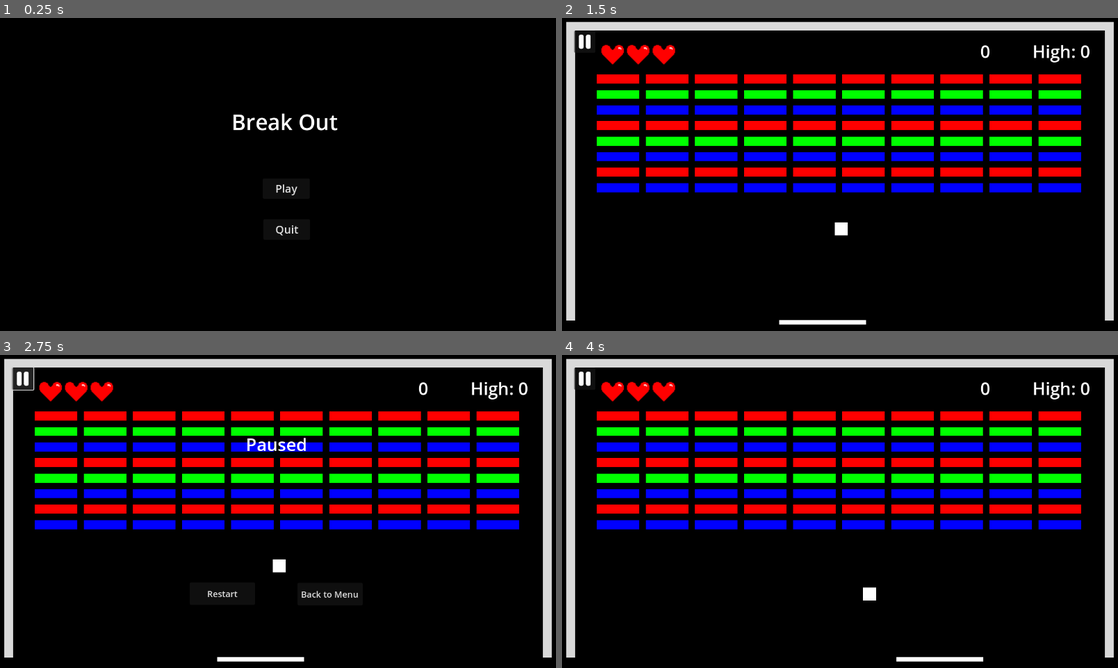
Above: before the commit, frames 1-4 (two rows, left to right).
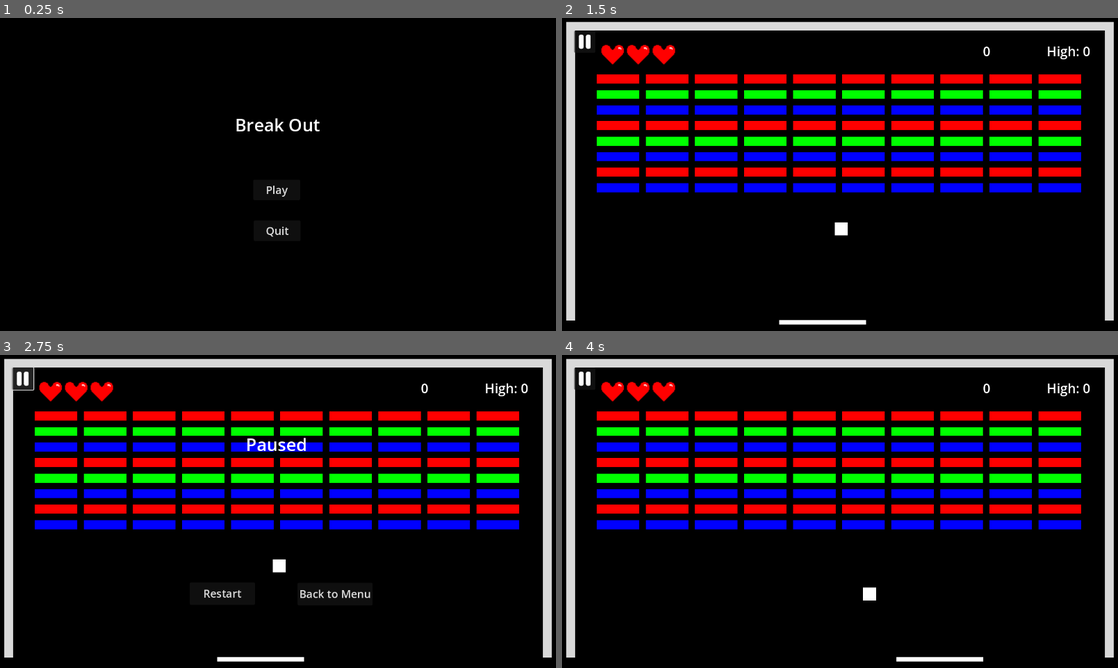
Above: after the commit, the same moments.

Repository: aaronchn99/Breakout
Game: Godot game, scene res://Main.tscn
Two runs of this game, one before a commit and one after it. Both use one fixed random seed, a clock stepped at 60 frames per second and the inputs below.
Inputs (mouse positions are in pixels of both pictures, inside the frame that each line leads up to):
- Up to frame 1 (0.25 s): no input
- Up to frame 2 (1.5 s): click "Play" at 0.5 s; click "1" at 1.25 s
- Up to frame 3 (2.75 s): click (22, 380) at 2 s
- Up to frame 4 (4 s): click "Restart" at 2.75 s; tap Enter at 3.5 s; hold Right (ui_right) from 3.53 s (still down)

The runs differ from the first frame. In frame 1, 0.7% of the frame differs, in the area x 42-61%, y 30-70%; in frame 2, 0.3%; in frame 3, 0.6%; in frame 4, 0.3%.

Commit message:
Style: Global Theme

Diff:
--- a/Game.tscn
+++ b/Game.tscn
@@ -5,6 +5,7 @@
 [ext_resource type="PackedScene" uid="uid://dfhxag8lv502" path="res://Assets/wall.tscn" id="2_8botx"]
 [ext_resource type="PackedScene" uid="uid://cd6e7xq0mf16u" path="res://Assets/Ball.tscn" id="3_ixu7q"]
 [ext_resource type="Script" path="res://Scripts/HUD.gd" id="5_gwq80"]
+[ext_resource type="Theme" uid="uid://cproiw2hcmy8o" path="res://Theme/Main.tres" id="5_u8dma"]
 [ext_resource type="Texture2D" uid="uid://bqsccya0v6e27" path="res://Assets/pause-solid.svg" id="6_132oj"]
 [ext_resource type="Script" path="res://Scripts/Pause.gd" id="6_h800u"]
 
@@ -13,9 +14,6 @@
 
 [sub_resource type="RectangleShape2D" id="RectangleShape2D_ea4wm"]
 size = Vector2(10, 150)
-
-[sub_resource type="Theme" id="Theme_u4l5d"]
-default_font_size = 40
 
 [node name="Game" type="Node2D"]
 process_priority = 1
@@ -77,6 +75,7 @@
 offset_bottom = 133.0
 grow_horizontal = 2
 pivot_offset = Vector2(640, 0)
+theme = ExtResource("5_u8dma")
 script = ExtResource("5_gwq80")
 
 [node name="Score" type="Label" parent="HUD"]
@@ -85,7 +84,7 @@
 offset_top = 47.0
 offset_right = 986.0
 offset_bottom = 106.0
-theme = SubResource("Theme_u4l5d")
+theme_type_variation = &"HeaderMedium"
 text = "9999"
 horizontal_alignment = 2
 vertical_alignment = 1
@@ -96,7 +95,7 @@
 offset_top = 47.0
 offset_right = 1216.0
 offset_bottom = 106.0
-theme = SubResource("Theme_u4l5d")
+theme_type_variation = &"HeaderMedium"
 text = "High: 9999"
 horizontal_alignment = 2
 vertical_alignment = 1
@@ -113,6 +112,7 @@
 anchors_preset = 0
 offset_right = 1277.0
 offset_bottom = 721.0
+theme = ExtResource("5_u8dma")
 script = ExtResource("6_h800u")
 
 [node name="PauseMenu" type="Control" parent="Pause"]
@@ -133,7 +133,7 @@
 offset_right = 95.0
 offset_bottom = 235.0
 grow_horizontal = 2
-theme = SubResource("Theme_u4l5d")
+theme_type_variation = &"HeaderLarge"
 text = "Paused"
 horizontal_alignment = 1
 vertical_alignment = 1
@@ -144,7 +144,6 @@
 offset_top = 523.0
 offset_right = 587.0
 offset_bottom = 575.0
-theme_override_font_sizes/font_size = 20
 text = "Restart"
 
 [node name="Back" type="Button" parent="Pause/PauseMenu"]
@@ -153,7 +152,6 @@
 offset_top = 524.0
 offset_right = 835.0
 offset_bottom = 576.0
-theme_override_font_sizes/font_size = 20
 text = "Back to Menu"
 
 [node name="PauseButton" type="Button" parent="Pause"]
@@ -163,6 +161,7 @@
 offset_top = 29.0
 offset_right = 77.0
 offset_bottom = 80.0
+theme_type_variation = &"IconButton"
 icon = ExtResource("6_132oj")
 icon_alignment = 1
 expand_icon = true
@@ -174,6 +173,7 @@
 anchors_preset = 0
 offset_right = 1280.0
 offset_bottom = 720.0
+theme = ExtResource("5_u8dma")
 
 [node name="GameOverTitle" type="Label" parent="GameOver"]
 layout_mode = 1
@@ -185,7 +185,7 @@
 offset_right = 95.0
 offset_bottom = 235.0
 grow_horizontal = 2
-theme = SubResource("Theme_u4l5d")
+theme_type_variation = &"HeaderLarge"
 text = "Game Over"
 horizontal_alignment = 1
 vertical_alignment = 1
@@ -196,7 +196,6 @@
 offset_top = 523.0
 offset_right = 587.0
 offset_bottom = 575.0
-theme_override_font_sizes/font_size = 20
 text = "Restart"
 
 [node name="Back" type="Button" parent="GameOver"]
@@ -205,7 +204,6 @@
 offset_top = 524.0
 offset_right = 835.0
 offset_bottom = 576.0
-theme_override_font_sizes/font_size = 20
 text = "Back to Menu"
 
 [node name="GameWin" type="Control" parent="."]
@@ -215,6 +213,7 @@
 anchors_preset = 0
 offset_right = 1280.0
 offset_bottom = 720.0
+theme = ExtResource("5_u8dma")
 
 [node name="GameWinTitle" type="Label" parent="GameWin"]
 layout_mode = 1
@@ -226,7 +225,7 @@
 offset_right = 95.0
 offset_bottom = 235.0
 grow_horizontal = 2
-theme = SubResource("Theme_u4l5d")
+theme_type_variation = &"HeaderLarge"
 text = "Level Clear"
 horizontal_alignment = 1
 vertical_alignment = 1
@@ -237,7 +236,6 @@
 offset_top = 523.0
 offset_right = 587.0
 offset_bottom = 575.0
-theme_override_font_sizes/font_size = 20
 text = "Restart"
 
 [node name="Back" type="Button" parent="GameWin"]
@@ -246,7 +244,6 @@
 offset_top = 524.0
 offset_right = 835.0
 offset_bottom = 576.0
-theme_override_font_sizes/font_size = 20
 text = "Back to Menu"
 
 [connection signal="body_entered" from="Catch" to="." method="_on_paddle_miss"]
--- a/Main.tscn
+++ b/Main.tscn
@@ -1,15 +1,7 @@
-[gd_scene load_steps=5 format=3 uid="uid://bxabo7r85w6xp"]
+[gd_scene load_steps=3 format=3 uid="uid://bxabo7r85w6xp"]
 
+[ext_resource type="Theme" uid="uid://cproiw2hcmy8o" path="res://Theme/Main.tres" id="1_drovn"]
 [ext_resource type="Script" path="res://Scripts/Main Menu.gd" id="1_jwnvp"]
-
-[sub_resource type="Theme" id="Theme_v7ltp"]
-default_font_size = 20
-
-[sub_resource type="Theme" id="Theme_b1esk"]
-default_font_size = 50
-
-[sub_resource type="Theme" id="Theme_7heun"]
-default_font_size = 25
 
 [node name="Main" type="Control"]
 layout_mode = 3
@@ -18,22 +10,22 @@
 anchor_bottom = 1.0
 grow_horizontal = 2
 grow_vertical = 2
+theme = ExtResource("1_drovn")
 
 [node name="MainMenu" type="Control" parent="."]
 anchors_preset = 0
 offset_right = 1283.0
 offset_bottom = 723.0
-theme = SubResource("Theme_v7ltp")
 script = ExtResource("1_jwnvp")
 LEVEL_FILE = "res://lvls.json"
 
 [node name="Title" type="Label" parent="MainMenu"]
 layout_mode = 0
-offset_left = 519.0
-offset_top = 161.0
-offset_right = 793.0
-offset_bottom = 316.0
-theme = SubResource("Theme_b1esk")
+offset_left = 2.0
+offset_top = 168.0
+offset_right = 1277.0
+offset_bottom = 323.0
+theme_type_variation = &"HeaderLarge"
 text = "Break Out"
 horizontal_alignment = 1
 vertical_alignment = 1
@@ -45,11 +37,10 @@
 anchor_top = 0.543
 anchor_right = 0.514
 anchor_bottom = 0.543
-offset_left = -54.462
-offset_top = -23.589
-offset_right = 53.538
-offset_bottom = 23.411
-theme = SubResource("Theme_7heun")
+offset_left = -76.462
+offset_top = -20.589
+offset_right = 31.538
+offset_bottom = 26.411
 text = "Play"
 
 [node name="QuitButton" type="Button" parent="MainMenu"]
@@ -59,37 +50,47 @@
 anchor_top = 0.673
 anchor_right = 0.514
 anchor_bottom = 0.673
-offset_left = -53.462
-offset_top = -23.579
-offset_right = 54.538
-offset_bottom = 23.421
-theme = SubResource("Theme_7heun")
+offset_left = -75.462
+offset_top = -20.579
+offset_right = 32.538
+offset_bottom = 26.421
 text = "Quit"
 
-[node name="LevelMenu" type="VFlowContainer" parent="MainMenu"]
+[node name="LevelMenu" type="Control" parent="MainMenu"]
 visible = false
 layout_mode = 1
-anchors_preset = 15
+anchor_top = 0.459
 anchor_right = 1.0
-anchor_bottom = 1.0
-offset_left = 637.0
-offset_top = 297.0
-offset_right = -591.0
-offset_bottom = -4.0
+anchor_bottom = 0.459
+offset_left = 116.0
+offset_top = 0.142975
+offset_right = -97.0
+offset_bottom = 336.143
 grow_horizontal = 2
 grow_vertical = 2
-theme_override_constants/v_separation = 50
-alignment = 1
 
 [node name="Levels" type="HFlowContainer" parent="MainMenu/LevelMenu"]
 custom_minimum_size = Vector2(1000, 0)
 layout_mode = 2
+anchor_left = -0.108
+anchor_top = 0.286
+anchor_right = 1.089
+anchor_bottom = 0.286
+offset_left = -0.439995
+offset_top = -89.096
+offset_right = -0.230103
+offset_bottom = 97.904
 theme_override_constants/h_separation = 50
 alignment = 1
 
 [node name="BackButton" type="Button" parent="MainMenu/LevelMenu"]
 layout_mode = 2
+offset_left = 470.0
+offset_top = 208.0
+offset_right = 580.0
+offset_bottom = 261.0
 size_flags_horizontal = 4
+size_flags_vertical = 4
 text = "Back"
 
 [connection signal="button_down" from="MainMenu/PlayButton" to="MainMenu" method="_level_menu"]
--- /dev/null
+++ b/Theme/IconButton/disabled.tres
@@ -0,0 +1,13 @@
+[gd_resource type="StyleBoxFlat" format=3 uid="uid://cd8jvjlfx0m83"]
+
+[resource]
+content_margin_left = 4.0
+content_margin_top = 4.0
+content_margin_right = 4.0
+content_margin_bottom = 4.0
+bg_color = Color(0.1, 0.1, 0.1, 0.3)
+corner_radius_top_left = 3
+corner_radius_top_right = 3
+corner_radius_bottom_right = 3
+corner_radius_bottom_left = 3
+corner_detail = 5
--- /dev/null
+++ b/Theme/IconButton/focus.tres
@@ -0,0 +1,22 @@
+[gd_resource type="StyleBoxFlat" format=3 uid="uid://jaeeujhaoa41"]
+
+[resource]
+content_margin_left = 4.0
+content_margin_top = 4.0
+content_margin_right = 4.0
+content_margin_bottom = 4.0
+bg_color = Color(1, 1, 1, 0.75)
+draw_center = false
+border_width_left = 2
+border_width_top = 2
+border_width_right = 2
+border_width_bottom = 2
+corner_radius_top_left = 3
+corner_radius_top_right = 3
+corner_radius_bottom_right = 3
+corner_radius_bottom_left = 3
+corner_detail = 5
+expand_margin_left = 2.0
+expand_margin_top = 2.0
+expand_margin_right = 2.0
+expand_margin_bottom = 2.0
--- /dev/null
+++ b/Theme/IconButton/hover.tres
@@ -0,0 +1,13 @@
+[gd_resource type="StyleBoxFlat" format=3 uid="uid://da38mj5gshrdf"]
+
+[resource]
+content_margin_left = 4.0
+content_margin_top = 4.0
+content_margin_right = 4.0
+content_margin_bottom = 4.0
+bg_color = Color(0.225, 0.225, 0.225, 0.6)
+corner_radius_top_left = 3
+corner_radius_top_right = 3
+corner_radius_bottom_right = 3
+corner_radius_bottom_left = 3
+corner_detail = 5
--- /dev/null
+++ b/Theme/IconButton/normal.tres
@@ -0,0 +1,13 @@
+[gd_resource type="StyleBoxFlat" format=3 uid="uid://b232ab5mde8fu"]
+
+[resource]
+content_margin_left = 4.0
+content_margin_top = 4.0
+content_margin_right = 4.0
+content_margin_bottom = 4.0
+bg_color = Color(0.1, 0.1, 0.1, 0.6)
+corner_radius_top_left = 3
+corner_radius_top_right = 3
+corner_radius_bottom_right = 3
+corner_radius_bottom_left = 3
+corner_detail = 5
--- /dev/null
+++ b/Theme/IconButton/pressed.tres
@@ -0,0 +1,13 @@
+[gd_resource type="StyleBoxFlat" format=3 uid="uid://88d78q5rict7"]
+
+[resource]
+content_margin_left = 4.0
+content_margin_top = 4.0
+content_margin_right = 4.0
+content_margin_bottom = 4.0
+bg_color = Color(0, 0, 0, 0.6)
+corner_radius_top_left = 3
+corner_radius_top_right = 3
+corner_radius_bottom_right = 3
+corner_radius_bottom_left = 3
+corner_detail = 5
--- /dev/null
+++ b/Theme/Main.tres
@@ -0,0 +1,30 @@
+[gd_resource type="Theme" load_steps=11 format=3 uid="uid://cproiw2hcmy8o"]
+
+[ext_resource type="StyleBox" uid="uid://dl61m1sc7wakw" path="res://Theme/TextButton/disabled.tres" id="1_yklgl"]
+[ext_resource type="StyleBox" uid="uid://fti603skf0ec" path="res://Theme/TextButton/focus.tres" id="2_fnywa"]
+[ext_resource type="StyleBox" uid="uid://0374ahvj7vpk" path="res://Theme/TextButton/hover.tres" id="3_m3bf7"]
+[ext_resource type="StyleBox" uid="uid://b4ii7jf3nrl3o" path="res://Theme/TextButton/normal.tres" id="4_0hi1q"]
+[ext_resource type="StyleBox" uid="uid://8fb2sk0do1eb" path="res://Theme/TextButton/pressed.tres" id="5_8a28s"]
+[ext_resource type="StyleBox" uid="uid://cd8jvjlfx0m83" path="res://Theme/IconButton/disabled.tres" id="6_7c22x"]
+[ext_resource type="StyleBox" uid="uid://jaeeujhaoa41" path="res://Theme/IconButton/focus.tres" id="7_frgq1"]
+[ext_resource type="StyleBox" uid="uid://da38mj5gshrdf" path="res://Theme/IconButton/hover.tres" id="8_m58n7"]
+[ext_resource type="StyleBox" uid="uid://b232ab5mde8fu" path="res://Theme/IconButton/normal.tres" id="9_siyqs"]
+[ext_resource type="StyleBox" uid="uid://88d78q5rict7" path="res://Theme/IconButton/pressed.tres" id="10_wtfi6"]
+
+[resource]
+Button/font_sizes/font_size = 25
+Button/styles/disabled = ExtResource("1_yklgl")
+Button/styles/focus = ExtResource("2_fnywa")
+Button/styles/hover = ExtResource("3_m3bf7")
+Button/styles/normal = ExtResource("4_0hi1q")
+Button/styles/pressed = ExtResource("5_8a28s")
+HeaderLarge/font_sizes/font_size = 40
+HeaderMedium/font_sizes/font_size = 30
+HeaderSmall/font_sizes/font_size = 25
+IconButton/base_type = &"Button"
+IconButton/styles/disabled = ExtResource("6_7c22x")
+IconButton/styles/focus = ExtResource("7_frgq1")
+IconButton/styles/hover = ExtResource("8_m58n7")
+IconButton/styles/normal = ExtResource("9_siyqs")
+IconButton/styles/pressed = ExtResource("10_wtfi6")
+Label/font_sizes/font_size = 20
--- /dev/null
+++ b/Theme/TextButton/disabled.tres
@@ -0,0 +1,13 @@
+[gd_resource type="StyleBoxFlat" format=3 uid="uid://dl61m1sc7wakw"]
+
+[resource]
+content_margin_left = 4.0
+content_margin_top = 4.0
+content_margin_right = 4.0
+content_margin_bottom = 4.0
+bg_color = Color(0.1, 0.1, 0.1, 0.3)
+corner_radius_top_left = 3
+corner_radius_top_right = 3
+corner_radius_bottom_right = 3
+corner_radius_bottom_left = 3
+corner_detail = 5
--- /dev/null
+++ b/Theme/TextButton/focus.tres
@@ -0,0 +1,22 @@
+[gd_resource type="StyleBoxFlat" format=3 uid="uid://fti603skf0ec"]
+
+[resource]
+content_margin_left = 4.0
+content_margin_top = 4.0
+content_margin_right = 4.0
+content_margin_bottom = 4.0
+bg_color = Color(1, 1, 1, 0.75)
+draw_center = false
+border_width_left = 2
+border_width_top = 2
+border_width_right = 2
+border_width_bottom = 2
+corner_radius_top_left = 3
+corner_radius_top_right = 3
+corner_radius_bottom_right = 3
+corner_radius_bottom_left = 3
+corner_detail = 5
+expand_margin_left = 2.0
+expand_margin_top = 2.0
+expand_margin_right = 2.0
+expand_margin_bottom = 2.0
--- /dev/null
+++ b/Theme/TextButton/hover.tres
@@ -0,0 +1,13 @@
+[gd_resource type="StyleBoxFlat" format=3 uid="uid://0374ahvj7vpk"]
+
+[resource]
+content_margin_left = 4.0
+content_margin_top = 4.0
+content_margin_right = 4.0
+content_margin_bottom = 4.0
+bg_color = Color(0.225, 0.225, 0.225, 0.6)
+corner_radius_top_left = 3
+corner_radius_top_right = 3
+corner_radius_bottom_right = 3
+corner_radius_bottom_left = 3
+corner_detail = 5
--- /dev/null
+++ b/Theme/TextButton/normal.tres
@@ -0,0 +1,13 @@
+[gd_resource type="StyleBoxFlat" format=3 uid="uid://b4ii7jf3nrl3o"]
+
+[resource]
+content_margin_left = 4.0
+content_margin_top = 4.0
+content_margin_right = 4.0
+content_margin_bottom = 4.0
+bg_color = Color(0.1, 0.1, 0.1, 0.6)
+corner_radius_top_left = 3
+corner_radius_top_right = 3
+corner_radius_bottom_right = 3
+corner_radius_bottom_left = 3
+corner_detail = 5
--- /dev/null
+++ b/Theme/TextButton/pressed.tres
@@ -0,0 +1,13 @@
+[gd_resource type="StyleBoxFlat" format=3 uid="uid://8fb2sk0do1eb"]
+
+[resource]
+content_margin_left = 4.0
+content_margin_top = 4.0
+content_margin_right = 4.0
+content_margin_bottom = 4.0
+bg_color = Color(0, 0, 0, 0.6)
+corner_radius_top_left = 3
+corner_radius_top_right = 3
+corner_radius_bottom_right = 3
+corner_radius_bottom_left = 3
+corner_detail = 5
